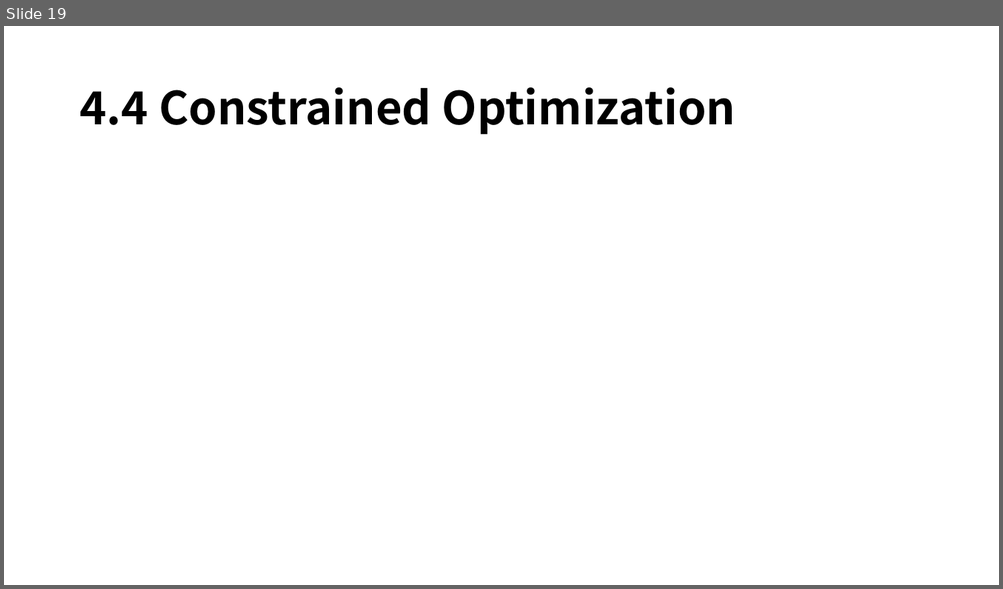
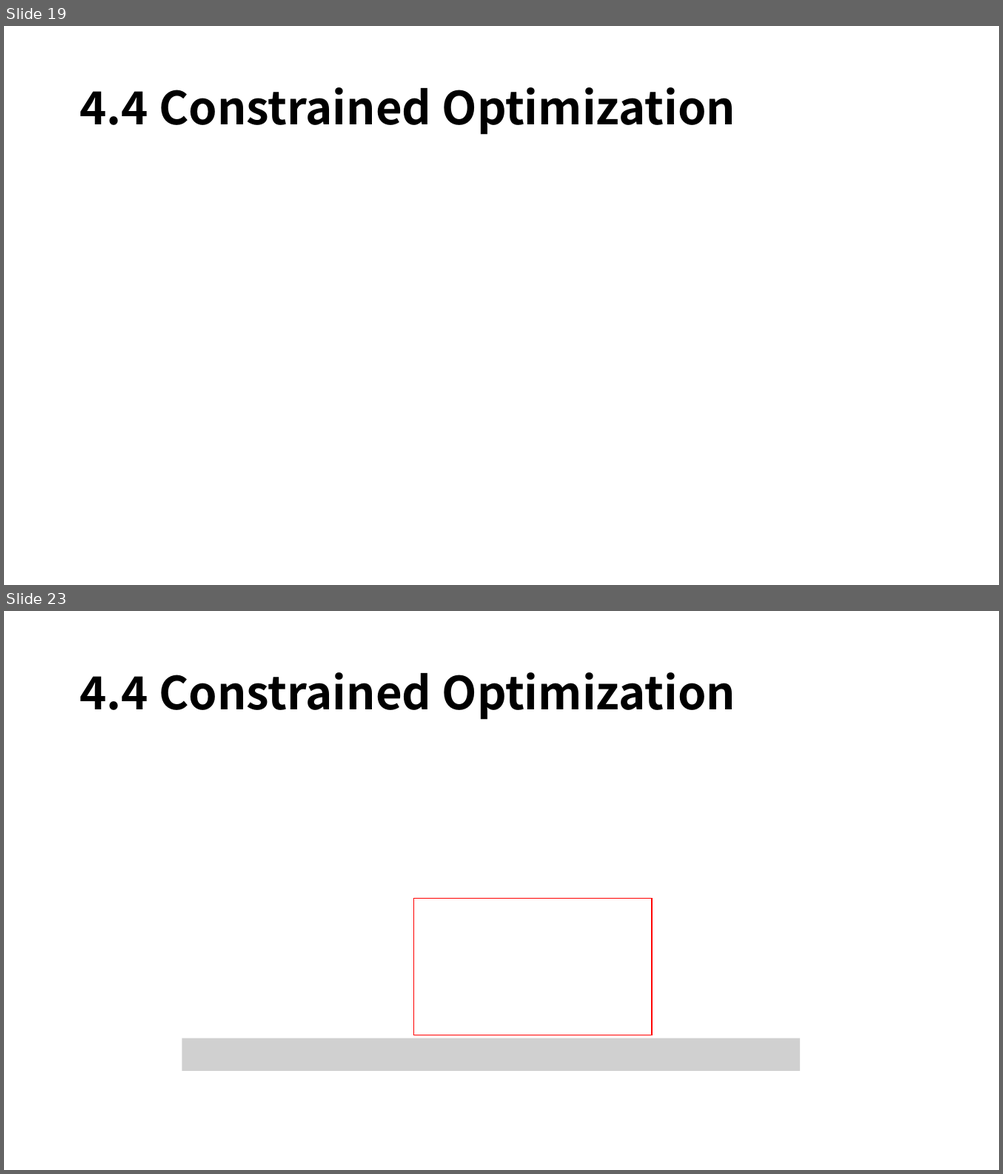
Before and after one commit to mmvv11/GraduateStudies, a slide deck: DeepLearningStudy/4. 수치해석.pptx. Shown one above the other, each under a label of ours: slide 19 before the commit, slides 19 and 23 after it; the slides between them are not shown. The pictures are 1003x589 and 1003x1174 pixels, drawn with LibreOffice and Linux fonts; fonts in the diff are those of the drawing; grey boxes stand for pictures; background and template pictures are left out. Boxes give left, top, right and bottom in pixels: in the first picture for what was removed or moved away, otherwise in the second. Text is boxed around its words. In the diff, an @@ line names an element or a change of style, - is before the commit and + after.

```diff
--- a/DeepLearningStudy/4. 수치해석.pptx
+++ b/DeepLearningStudy/4. 수치해석.pptx
@@ slide 23 added at [4, 611, 999, 1170], background picture (left out) @@
@@ title added at [79, 672, 735, 720], 44 pt, text #000000, bold @@
+4.4 Constrained Optimization
@@ rectangle added at [414, 898, 652, 1036], outline #FF0000 1 pt @@
@@ picture added at [182, 1039, 800, 1071] @@
```
Also in this commit, not shown: 6 other slides added.
